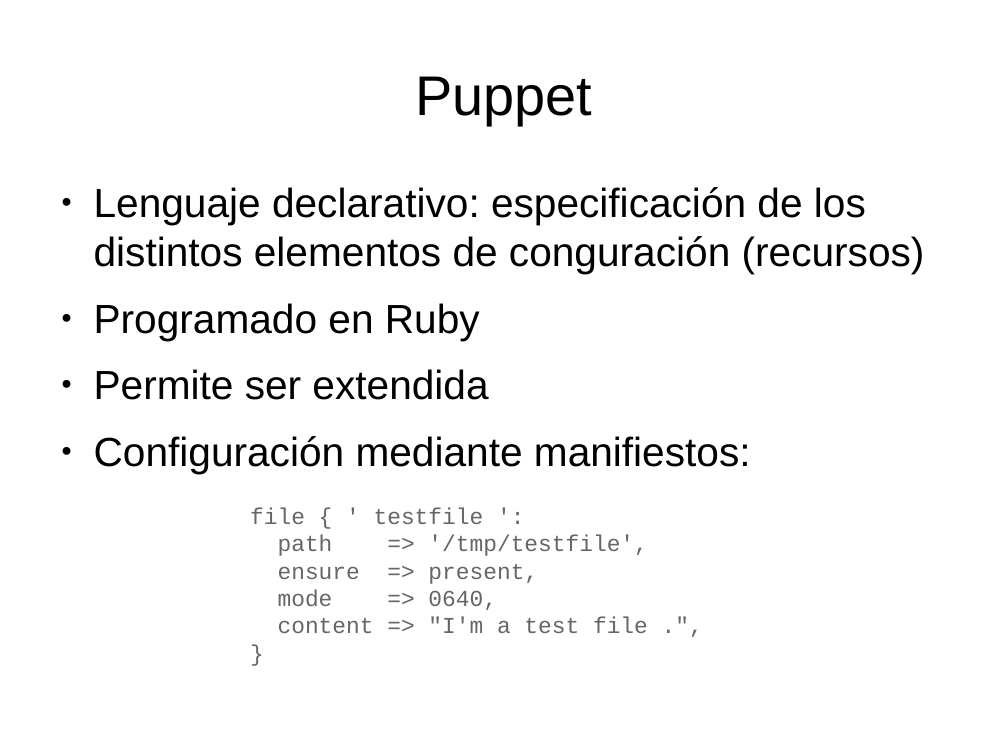
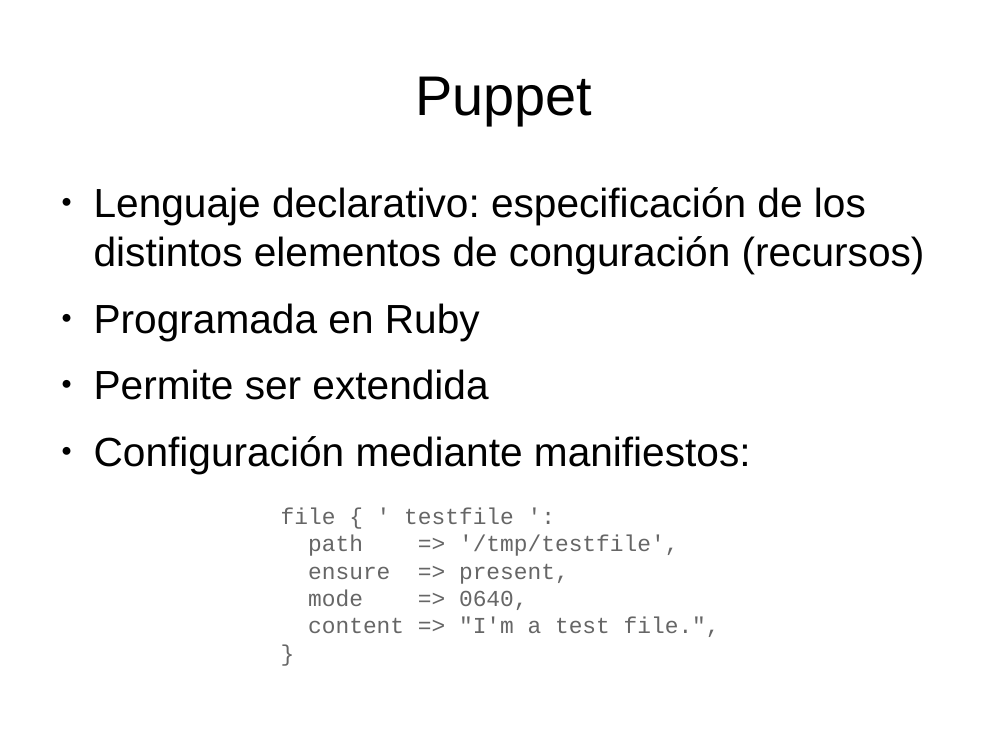
Before and after one commit to dcere/pfc, a slide deck: slide 4 of adm/presentacion/presentacion.odp. Drawn at 1008x756 pixels with LibreOffice and Linux fonts; fonts in the diff are those of the drawing. Boxes give left, top, right and bottom in pixels: in the first picture for what was removed or moved away, otherwise in the second. Text is boxed around its words. In the diff, an @@ line names an element or a change of style, - is before the commit and + after.

Commit message:
[adm] Added web infrastructure and web (Puppet) type slides

```diff
--- a/adm/presentacion/presentacion.odp
+++ b/adm/presentacion/presentacion.odp
@@ text at (94, 303, 480, 340): text changed @@
-● Programado en Ruby
+● Programada en Ruby
@@ text "file { ' testfile ':": place and size @@
-text "file { ' testfile ':" at (250, 507, 648, 633)
+text "file { ' testfile ':" at (281, 507, 720, 637)
@@ text at (308, 617, 720, 637): spaces changed @@
-content => "I'm a test file .",
+content => "I'm a test file.",
```
Also in this commit, not shown: 2 slides added, 1 slide removed, 4 other files.
